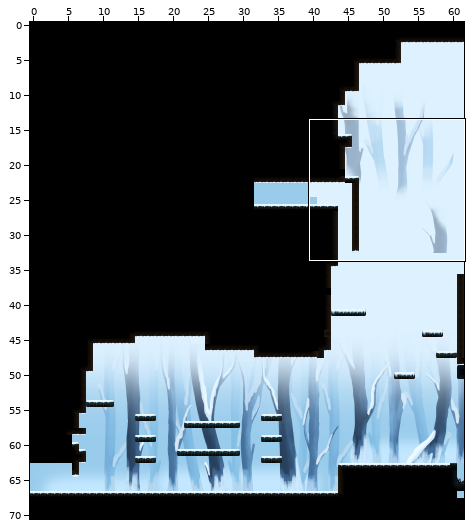
Two states of a Tiled map, Output/Assets/Maps/Map43.tmx. The picture above shows the old version from afar; the outline marks the close-up.
Close-up. Before:
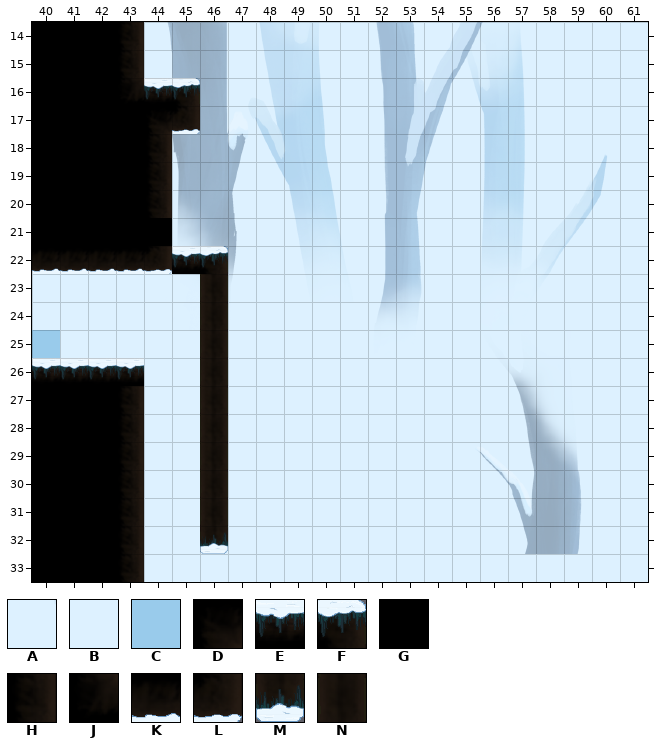
Cells are 64x64 px. Shown: x 40..61, y 14..33. The commit also changed other parts of the map, which this record leaves out.
Key: from "SnowyTrees_HightPart_Fog": A 0; from "SnowyTrees_HightPart_Fog1": B 36; from "SnowyTrees_Underground1": C 6; from "tiles nieve": D 11, E 16, F 17, G 26, H 27, J 31, K 36, L 37, M 58 turned 180, N 68.
_ is an empty cell, # one hidden under a higher layer.
Layers that did not change in this view are not listed.
Layer "Background" before, first column x 40:
14 ####BBBBBBBBBBBBBBBBBB
15 ####BBBBBBBBBBBBBBBBBB
16 #####BBBBBBBBBBBBBBBBB
17 #####BBBBBBBB#BBBBBBBB
18 #####BBBBBBBB#BBBBBBBB
19 #####B#BBBBBBBBBBBBBBB
20 #####B#BBBBBBBBBBBBBBB
21 #####B#BBBBBBBBBBBBBBB
22 ####B##BBBBBBBBBBBBBBB
23 BBBBBB#BBBBBBBBBBBBBBB
24 BBBBB##BBBBBBBBBBBBBBB
25 CBBBBB#BBBBBBBBBBB#BBB
26 ####BB#BBBBBBBBBBB#BBB
27 ####BB#BBBBBBBBBBB#BBB
28 ####BB#BBBBBBBBBBB#BBB
29 ####BB#BBBBBBBBBBB#BBB
30 ##############BBBBBBBB
31 ##############BBBB#BBB
32 ##############BBBB#BBB
33 ######################
Layer "Fog_1" before, first column x 40:
14 ####AAAAAAAAAAAAAAAAAA
15 ####AAAAAAAAAAAAAAAAAA
16 #####AAAAAAAAAAAAAAAAA
17 #####AAAAAAAAAAAAAAAAA
18 #####AAAAAAAAAAAAAAAAA
19 #####AAAAAAAAAAAAAAAAA
20 #####AAAAAAAAAAAAAAAAA
21 #####AAAAAAAAAAAAAAAAA
22 _###A#AAAAAAAAAAAAAAAA
23 ____AA#AAAAAAAAAAAAAAA
24 ____AA#AAAAAAAAAAAAAAA
25 _________AAAAAAAAAAAAA
26 _________AAAAAAAAAAAAA
27 _________AAAAAAAAAAAAA
28 _________AAAAAAAAAAAAA
29 _________AAAAAAAAAAAAA
30 ___#BB#BBBBBBB__AAAAAA
31 ___#BB#BBBBBBB__AAAAAA
32 ___#BBBBBBBBBB___AAAAA
33 ___#BBBBBBBBBBBBBBBBBB
Layer "Platforms" before, first column x 40:
14 GGGH__________________
15 GGGH__________________
16 GGGJEF________________
17 GGGGDL________________
18 GGGGH_________________
19 GGGGH_________________
20 GGGGH_________________
21 GGGGG_________________
22 KKKKLEF_______________
23 ______N_______________
24 ______N_______________
25 ______N_______________
26 EEEE__N_______________
27 GGGH__N_______________
28 GGGH__N_______________
29 GGGH__N_______________
30 GGGH__N_______________
31 GGGH__N_______________
32 GGGH__M_______________
33 GGGH__________________
After the commit:
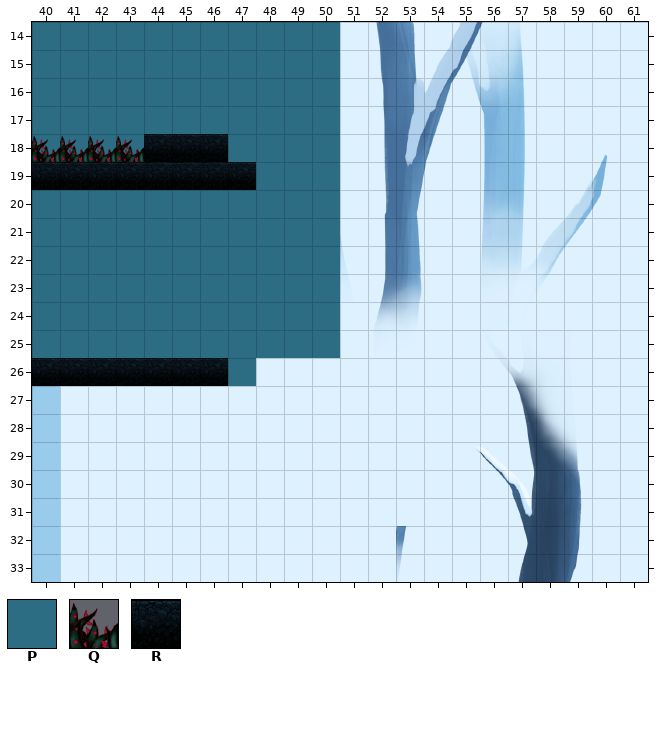
Further tiles: from "SnowyTrees_Underground1": P 570; from "spike3": Q 1; from "tiles_cave": R 24.
See-through tiles are keyed as they look on the map.
Edits made:
Changed rows in their new state; . is an unchanged cell.
Layer "Background":
first column x 40:
14 ....#######
15 ....#######
16 .....######
17 .....######
18 PPPP.######
19 .....#.####
20 .....#.###.
21 .....#.##..
22 ....#..#...
23 #####......
Layer "Fog_1" (now hidden):
first column x 40:
14 ...._______.____._...
15 ...._______.______...
16 .....______.______...
17 .....______.___.__...
18 ____.______.___.__.._
19 .....______.___.__.__
20 .....______.__..__.__
21 .....______.__..__._.
22 ...._._____.__..___..
23 ....__.____.__.......
24 ....__.____.__.......
25 .........__..........
26 ................._...
27 .................__..
28 .................__..
29 ................____.
30 ..._.._.........____.
31 ..._.._..........___.
32 ..._.._......_...___.
33 ..._........._...___.
Layer "Platforms":
first column x 40:
14 PPPPPPPPPPP
15 PPPPPPPPPPP
16 PPPPPPPPPPP
17 PPPPPPPPPPP
18 QQQQRRRPPPP
19 RRRRRRRRPPP
20 PPPPPPPPPPP
21 PPPPPPPPPPP
22 PPPPPPPPPPP
23 PPPPPPPPPPP
24 PPPPPPPPPPP
25 PPPPPPPPPPP
26 RRRRRRRP...
27 ____.._....
28 ____.._....
29 ____.._....
30 ____.._....
31 ____.._....
32 ____.._....
33 ____.......
